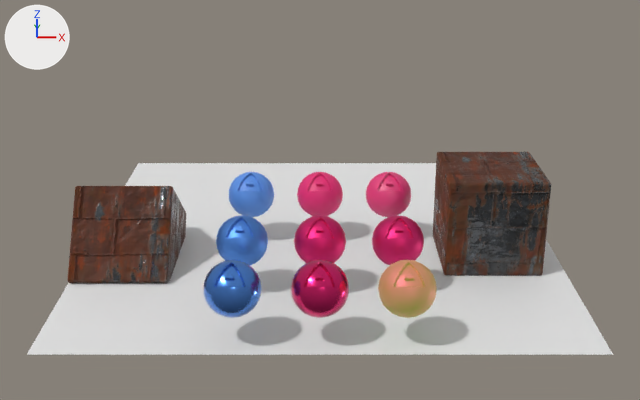
Before and after pictures for a commit that changed the Blender file test_scenes/Materials.blend.
The view is the same before and after, from a camera (50 mm lens) standing at (0.0, -36.3, 14.0) and looking at (0.0, -0.2, -0.2). The lights are fixed; the arrows at upper left show +X, +Y and +Z.

Script lines for the objects in view, before the commit:
```python
me_icosphere_004 = bpy.data.meshes.new('Icosphere.004')
me_icosphere_004.from_pydata(...)  # 177 vertices, 335 faces; spans x -1.0..1.0, y -1.0..1.0, z -1.0..1.0
me_icosphere_004.polygons.foreach_set('use_smooth', [True] * 335)
me_icosphere_004.materials.append(mat_material_006)  # pink #e72a76
me_icosphere_006 = bpy.data.meshes.new('Icosphere.006')
me_icosphere_006.from_pydata(...)  # 177 vertices, 335 faces; spans x -1.0..1.0, y -1.0..1.0, z -1.0..1.0
me_icosphere_006.polygons.foreach_set('use_smooth', [True] * 335)
me_icosphere_006.materials.append(mat_material_008)  # pink #e72a76
me_plane = bpy.data.meshes.new('Plane')
me_plane.from_pydata([(-1.0, -1.0, 0.0), (1.0, -1.0, 0.0), (-1.0, 1.0, 0.0), (1.0, 1.0, 0.0)], [], [(0, 1, 3, 2)])
ob_icosphere_002 = bpy.data.objects.new('Icosphere.002', me_icosphere_004)
ob_icosphere_002.location = (0.0, -5.0, 0.0)
ob_icosphere_002.rotation_euler = (0.0, 0.0, -0.96)  # degrees (0, 0, -55)
_m = ob_icosphere_002.modifiers.new('Bevel', 'BEVEL')
_m.width = 0.02
_m.width_pct = 0.02
_m.harden_normals = True
ob_icosphere_006 = bpy.data.objects.new('Icosphere.006', me_icosphere_006)
ob_icosphere_006.location = (3.0, 0.0, 0.0)
ob_icosphere_006.rotation_euler = (0.0, 0.0, -0.96)  # degrees (0, 0, -55)
_m = ob_icosphere_006.modifiers.new('Bevel', 'BEVEL')
_m.width = 0.02
_m.width_pct = 0.02
_m.harden_normals = True
ob_plane = bpy.data.objects.new('Plane', me_plane)
ob_plane.location = (0.0, 0.0, -2.0)
ob_plane.scale = (10.0, 10.0, 10.0)
# also in view: 'Icosphere.008' at (3.0, -9.0, 0.0); 'Icosphere.003' at (-3.0, -5.0, 0.0); 'Cube.001' at (-8.0, -2.0, -1.5); 'Icosphere.004' at (0.0, -9.0, 0.0); 'Icosphere' at (0.0, 0.0, 0.0)
```
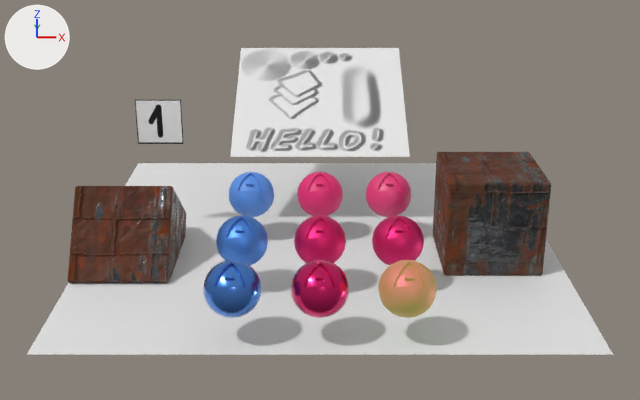
Where the newer file only moved an object's origin or applied its transform, the numbers keep the older frame.

The change, as a list of edits to the scene's bpy script:
```text
Add img_normal_tester_jpg:
    img_normal_tester_jpg = load_image('normal_tester.jpg', 'textures/normal_tester.jpg', 256, 256, 'Linear CIE-XYZ D65')
Add img_direction_arrow_jpg:
    img_direction_arrow_jpg = load_image('direction_arrow.jpg', 'textures/direction_arrow.jpg', 256, 256, 'sRGB')
Add mat_material_011:
    mat_material_011 = bpy.data.materials.new('Material.011')
    # uses the picture img_normal_tester_jpg
Add mat_material:
    mat_material = principled_material('Material')
    mat_material.texture = img_direction_arrow_jpg
Add me_plane_002:
    me_plane_002.from_pydata(...)  # 4 vertices, 1 face; spans x -4.0..4.0, y -4.0..4.0, z 0.0
    me_plane_002.materials.append(mat_material_011)
Add me_plane_001:
    me_plane_001.from_pydata(...)  # 4 vertices, 1 face; spans x -1.0..1.0, y -1.0..1.0, z 0.0
    me_plane_001.materials.append(mat_material)  # picture img_direction_arrow_jpg
Add ob_plane_002:
    ob_plane_002 = bpy.data.objects.new('Plane.002', me_plane_002)
    ob_plane_002.location = (0.0, 4.9, 3.0)
    ob_plane_002.rotation_euler = (-0.436, 0.0, 3.142)  # degrees (-25, 0, 180)
Add ob_plane_001:
    ob_plane_001 = bpy.data.objects.new('Plane.001', me_plane_001)
    ob_plane_001.location = (-7.0, 1.0, 3.0)
    ob_plane_001.rotation_euler = (1.571, 0.0, 0.0)  # degrees (90, 0, 0)
```

Changed parts and their boxes (x1, y1, x2, y2) in the pictures (640 x 400 px):
'Plane.002', added: after (230, 48, 410, 157)
'Plane.001', added: after (135, 100, 184, 144)
